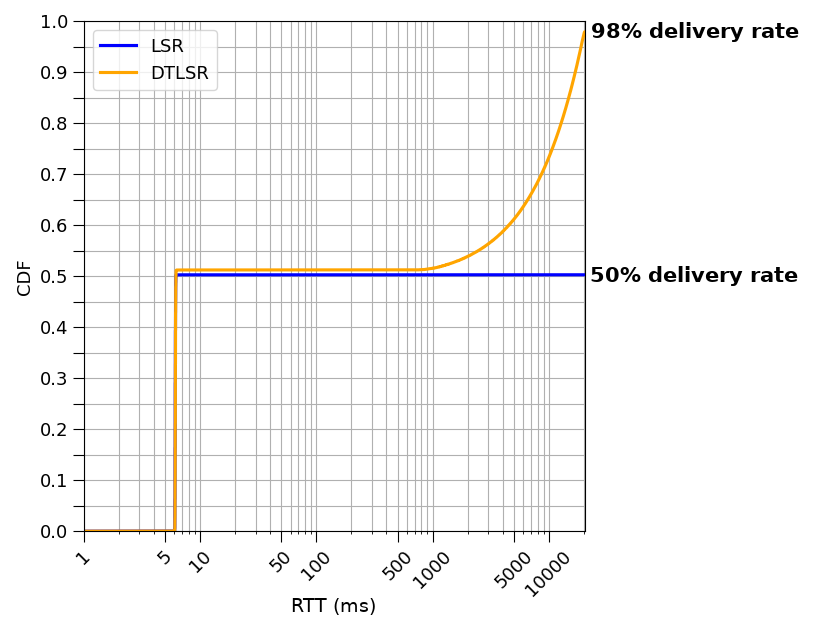
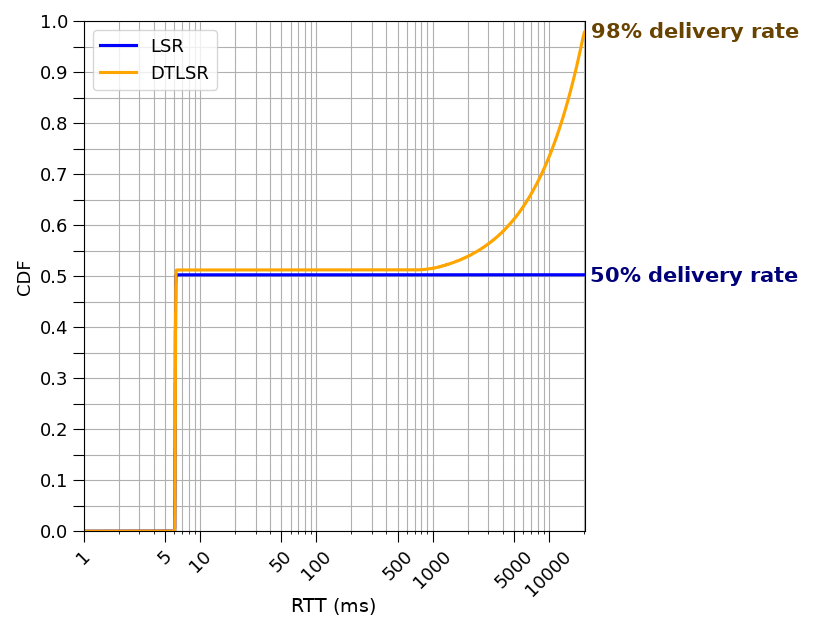
Layered file, before and after one edit (813 x 625). Changes by layer:
painted on "98% delivery rate" over (x1=592, y1=22, x2=799, y2=42)
painted on "50% delivery rate" over (x1=591, y1=266, x2=798, y2=286)
